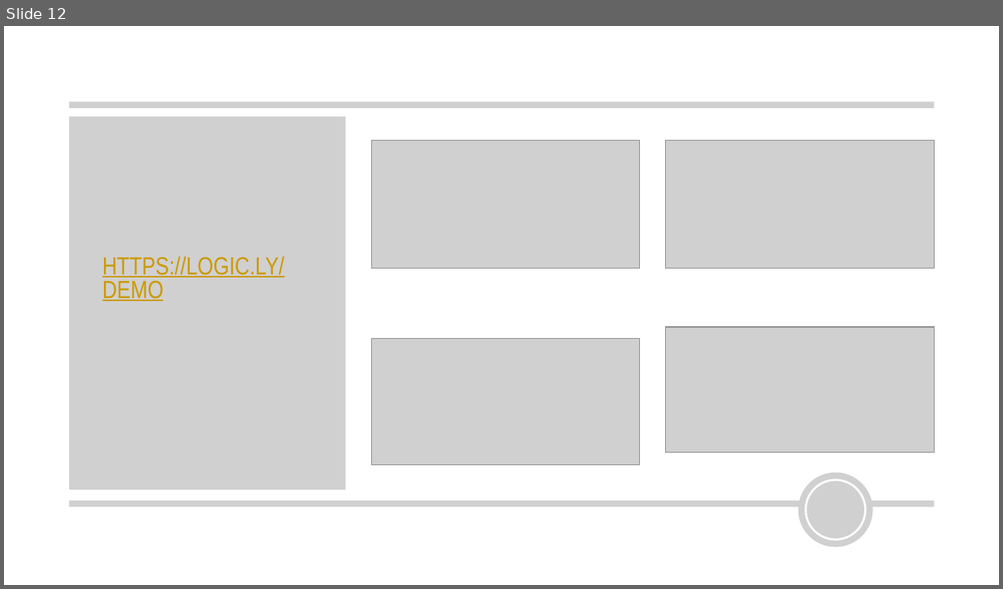
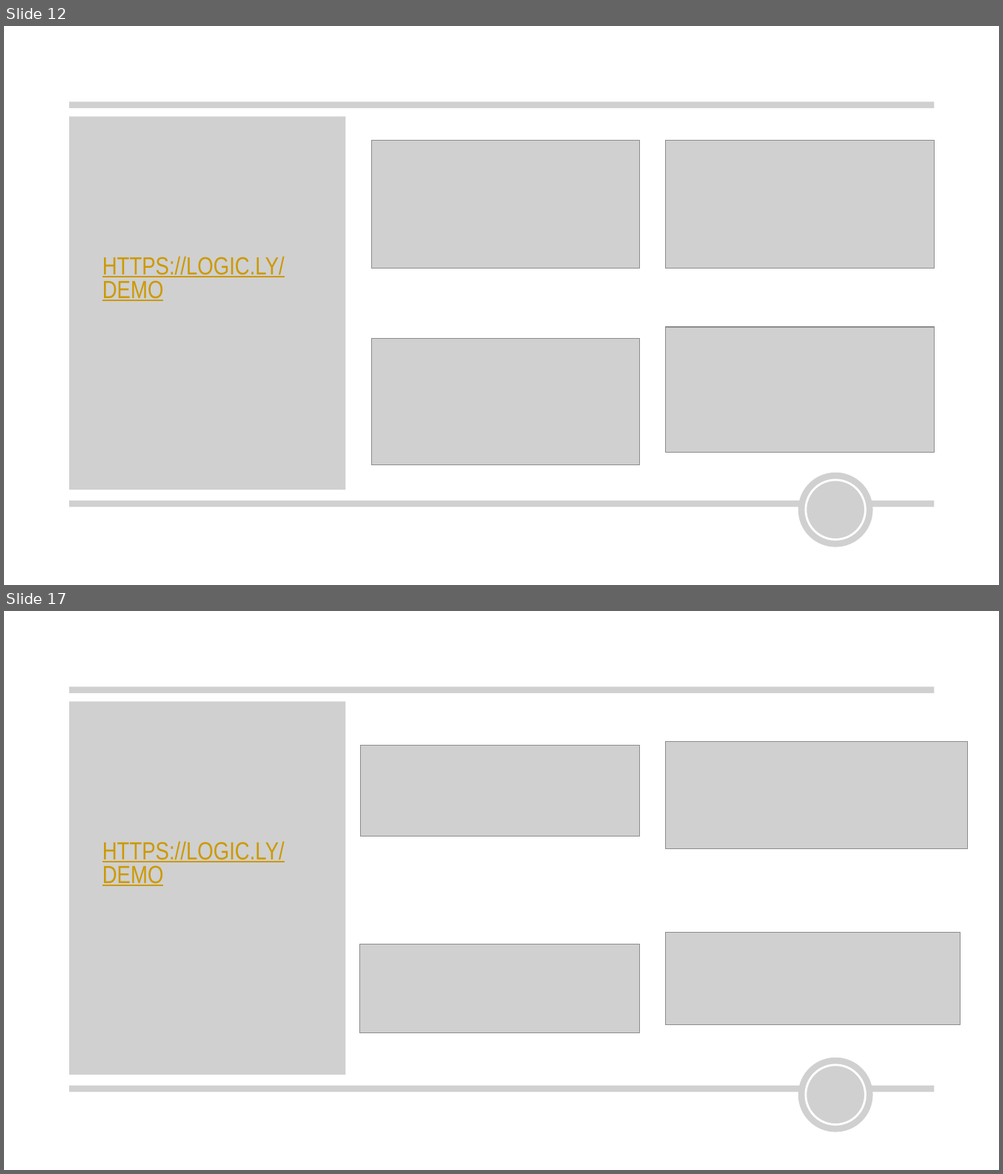
Before and after one commit to guiquadros/nand2tetris, a slide deck: projects_ppts/Nand2Tetris_Project_01.pptx. Shown one above the other, each under a label of ours: slide 12 before the commit, slides 12 and 17 after it; the slides between them are not shown. The pictures are 1003x589 and 1003x1174 pixels, drawn with LibreOffice and Linux fonts; fonts in the diff are those of the drawing; grey boxes stand for pictures; background and template pictures are left out. Boxes give left, top, right and bottom in pixels: in the first picture for what was removed or moved away, otherwise in the second. Text is boxed around its words. In the diff, an @@ line names an element or a change of style, - is before the commit and + after.

```diff
--- a/projects_ppts/Nand2Tetris_Project_01.pptx
+++ b/projects_ppts/Nand2Tetris_Project_01.pptx
@@ slide 17 added at box(4, 611, 999, 1170), background #FFFFFF @@
@@ rectangle added at box(4, 611, 999, 1170), fill #FFFFFF @@
@@ picture added at box(69, 687, 933, 694) @@
@@ picture added at box(69, 701, 345, 1075) @@
@@ picture added at box(666, 741, 967, 849) @@
@@ picture added at box(361, 745, 640, 836) @@
@@ title added at box(102, 841, 284, 886), 24 pt, text #CC9900, underline @@
+HTTPS://LOGIC.LY/DEMO
@@ picture added at box(666, 933, 960, 1025) @@
@@ picture added at box(359, 945, 639, 1033) @@
@@ picture added at box(798, 1058, 873, 1133) @@
@@ ellipse added at box(805, 1065, 865, 1125), outline #FFFFFF 2 pt @@
@@ picture added at box(69, 1086, 933, 1093) @@
```
Also in this commit, not shown: 1 slide changed, 4 other slides added, 3 other files.
